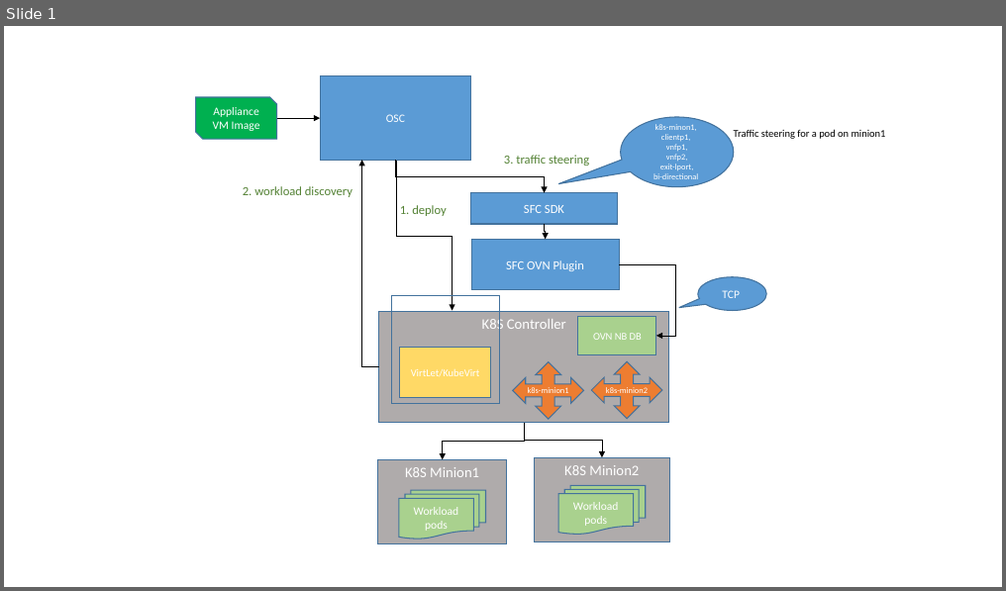
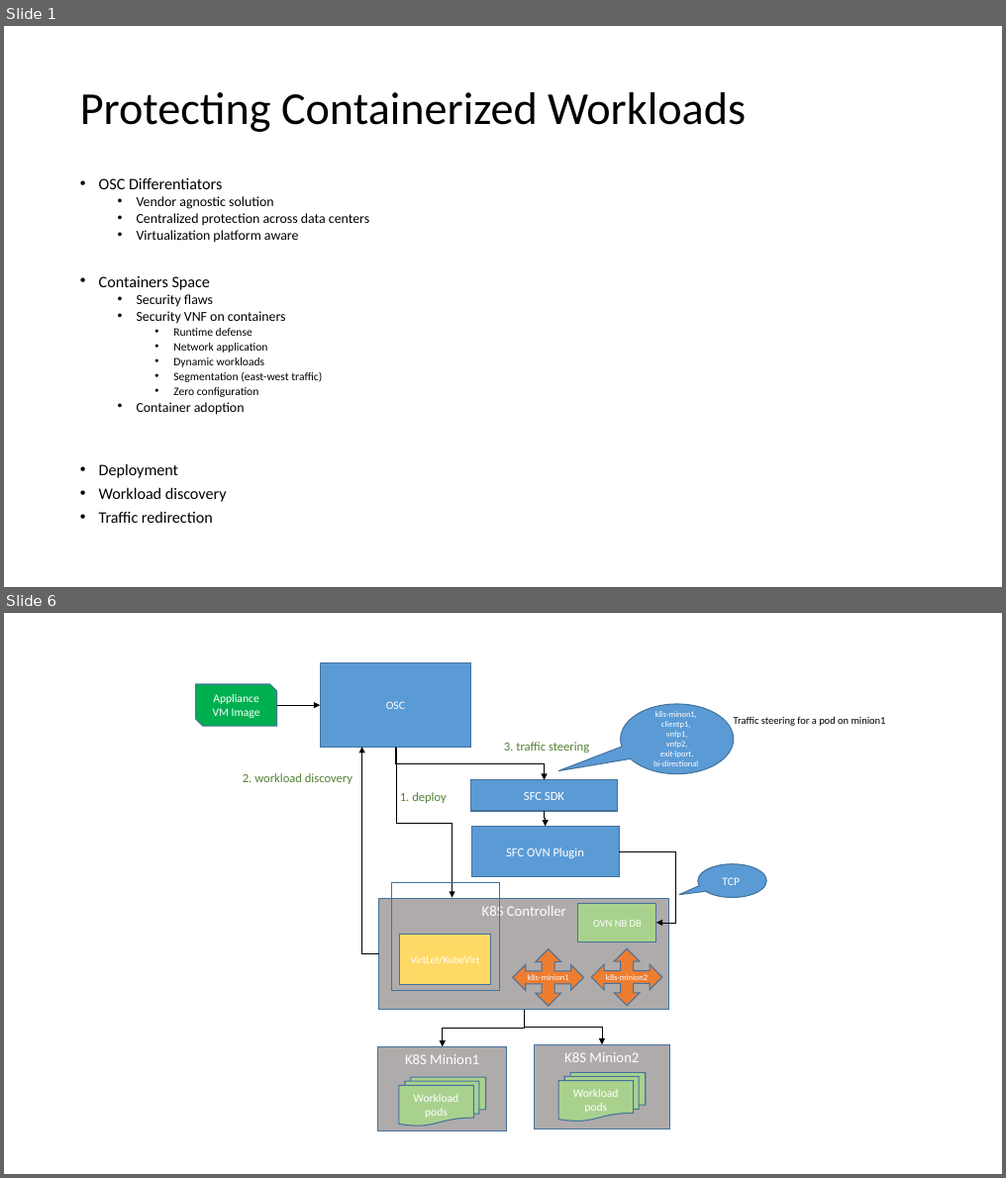
Before and after one commit to opensecuritycontroller/community, a slide deck: designs/containers/diagrams/container_flows.pptx. Shown one above the other, each under a label of ours: slide 1 before the commit, slides 1 and 6 after it; the slides between them are not shown. The pictures are 1006x591 and 1006x1178 pixels, drawn with LibreOffice and Linux fonts; fonts in the diff are those of the drawing. Boxes give left, top, right and bottom in pixels: in the first picture for what was removed or moved away, otherwise in the second. Text is boxed around its words. In the diff, an @@ line names an element or a change of style, - is before the commit and + after.

```diff
--- a/designs/containers/diagrams/container_flows.pptx
+++ b/designs/containers/diagrams/container_flows.pptx
@@ slide 1 added at <box>4,26,1002,587</box>, background #FFFFFF @@
@@ title added at <box>80,92,746,132</box>, 44 pt, text #000000 @@
+Protecting Containerized Workloads
@@ text added at <box>99,178,369,523</box>, 13.2 pt, text #000000 @@
+• OSC Differentiators
+  • Vendor agnostic solution
+  • Centralized protection across data centers
+  • Virtualization platform aware
+• Containers Space
+  • Security flaws
+  • Security VNF on containers
+    • Runtime defense
+    • Network application
+    • Dynamic workloads
+    • Segmentation (east-west traffic)
+    • Zero configuration
+  • Container adoption
+• Deployment
+• Workload discovery
+• Traffic redirection
@@ what was slide 1 is now slide 6 @@
```
Also in this commit, not shown: 4 other slides added, 7 other files.
